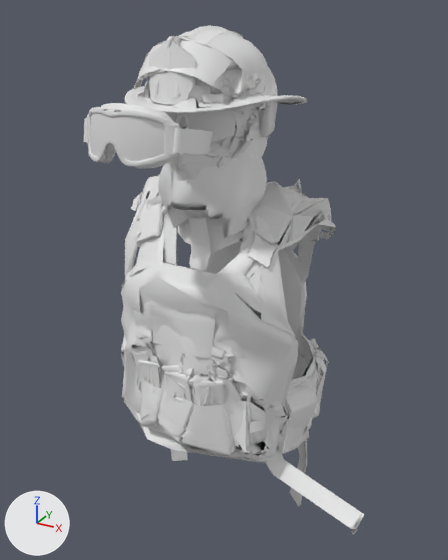
The glTF model public/models/gear/fit_doctor_m.glb, before and after one commit.
Before and after are seen from a camera (50 mm lens) standing at (0.584, -1.03, 0.967) and looking at (0.024, -0.012, 0.459). Lighting does not change. The marker at lower left points along +X, +Y and +Z. The first picture is the older version. Vertices at exactly the same position are counted once.

In view in the first picture: 'bag_medic', 'balaclava', 'glasses_ballistic_lens', 'goggles_tactical', 'goggles_tactical_lens', 'helmet_construction', 'helmet_firefighter', 'helmet_military', 'helmet_swat', 'shemagh', 'vest_military', 'vest_swat' and 5 more.
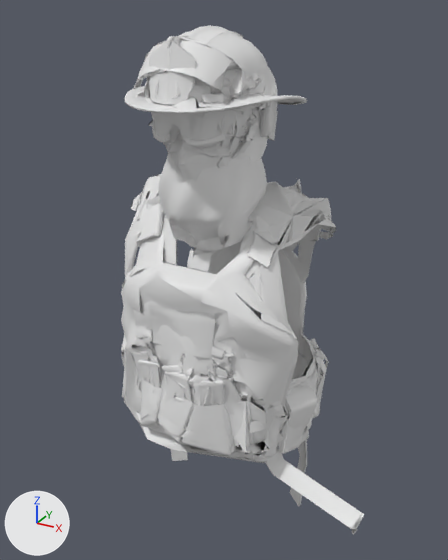
The change in detail:
me_goggles_tactical is used by ob_goggles_tactical; location (0.0, 0.0, 0.0).
me_goggles_tactical had 649 vertices, 1029 faces and spanned x -0.095..0.095, y -0.316..-0.089, z 0.741..0.838.
me_goggles_tactical now has 689 vertices, 1102 faces and spans x -0.104..0.094, y -0.142..0.121, z 0.726..0.837.
me_goggles_tactical part 1: 8 loose pieces with 490 vertices, spanning x -0.087..0.087, y -0.316..-0.089, z 0.743..0.838, are deleted.
me_goggles_tactical part 2: 159 vertices removed from x -0.095..0.095, y -0.271..-0.09, z 0.741..0.809; 689 vertices added at x -0.104..0.094, y -0.142..0.121, z 0.726..0.837.
me_goggles_tactical_lens is used by ob_goggles_tactical_lens; location (0.0, 0.0, 0.0).
me_goggles_tactical_lens had 238 vertices, 294 faces and spanned x -0.072..0.081, y -0.316..-0.089, z 0.748..0.83.
me_goggles_tactical_lens now has 155 vertices, 219 faces and spans x -0.072..0.073, y -0.142..0.116, z 0.732..0.83.
me_goggles_tactical_lens part 3: the loose piece of 50 vertices spanning x -0.021..0.023, y -0.308..-0.284, z 0.757..0.796 is moved by (0.0, 0.174, -0.001).
me_goggles_tactical_lens part 4: the loose piece of 51 vertices spanning x -0.026..0.028, y -0.316..-0.31, z 0.76..0.794 is moved by (0.0, 0.174, -0.001).
me_goggles_tactical_lens part 5: a new loose piece of 30 vertices spanning x -0.072..0.073, y -0.14..-0.076, z 0.757..0.83.
me_goggles_tactical_lens part 6: 7 loose pieces with 137 vertices, spanning x -0.072..0.081, y -0.314..-0.089, z 0.748..0.83, are deleted.
Other edits to the shape of me_goggles_tactical_lens do not show in these pictures.
me_shemagh is used by ob_shemagh; location (0.0, 0.0, 0.0).
me_shemagh had 471 vertices, 840 faces and spanned x -0.102..0.102, y -0.119..0.122, z 0.483..0.732.
me_shemagh now has 475 vertices, 848 faces and spans x -0.102..0.102, y -0.119..0.135, z 0.458..0.732.
me_shemagh part 7: a new loose piece of 35 vertices spanning x -0.026..0.026, y -0.092..-0.058, z 0.458..0.536.
me_shemagh part 8: 1 vertex moved within x -0.003, y 0.122, z 0.627; 416 vertices removed from x -0.102..0.102, y -0.119..0.122, z 0.483..0.714; 385 vertices added at x -0.102..0.102, y -0.119..0.135, z 0.52..0.711.

Boxes (x1, y1, x2, y2) around the edits, measured in the pictures (448 x 560 px; the box of a moved part takes in the faces that stretch with it):
'shemagh', reshaped
    before: (158, 155, 267, 271)
    after: (159, 151, 267, 272)
'goggles_tactical_lens', reshaped
    before: (90, 113, 186, 161)
    after: (155, 111, 225, 141)
'goggles_tactical', reshaped
    before: (84, 103, 213, 168)
    after: (148, 111, 278, 148)
part 1 of me_goggles_tactical, deleted
    before: (86, 103, 179, 168)
part 2 of me_goggles_tactical, cut back
    before: (84, 118, 213, 155)
    after: (148, 111, 278, 148)
part 3 of me_goggles_tactical_lens, moved or reshaped
    before: (105, 143, 116, 160)
    after: (170, 125, 180, 141)
part 4 of me_goggles_tactical_lens, moved or reshaped
    before: (98, 138, 125, 161)
    after: (164, 121, 189, 140)
part 5 of me_goggles_tactical_lens, added
    after: (155, 111, 225, 141)
part 6 of me_goggles_tactical_lens, deleted
    before: (90, 113, 186, 161)
part 7 of me_shemagh, added
    after: (187, 248, 213, 272)
part 8 of me_shemagh, moved or reshaped
    before: (158, 157, 267, 271)
    after: (159, 151, 267, 255)
'glasses_ballistic_lens', unchanged, covered by the edit
    before: (166, 111, 236, 141)
    after: (151, 111, 236, 138)
